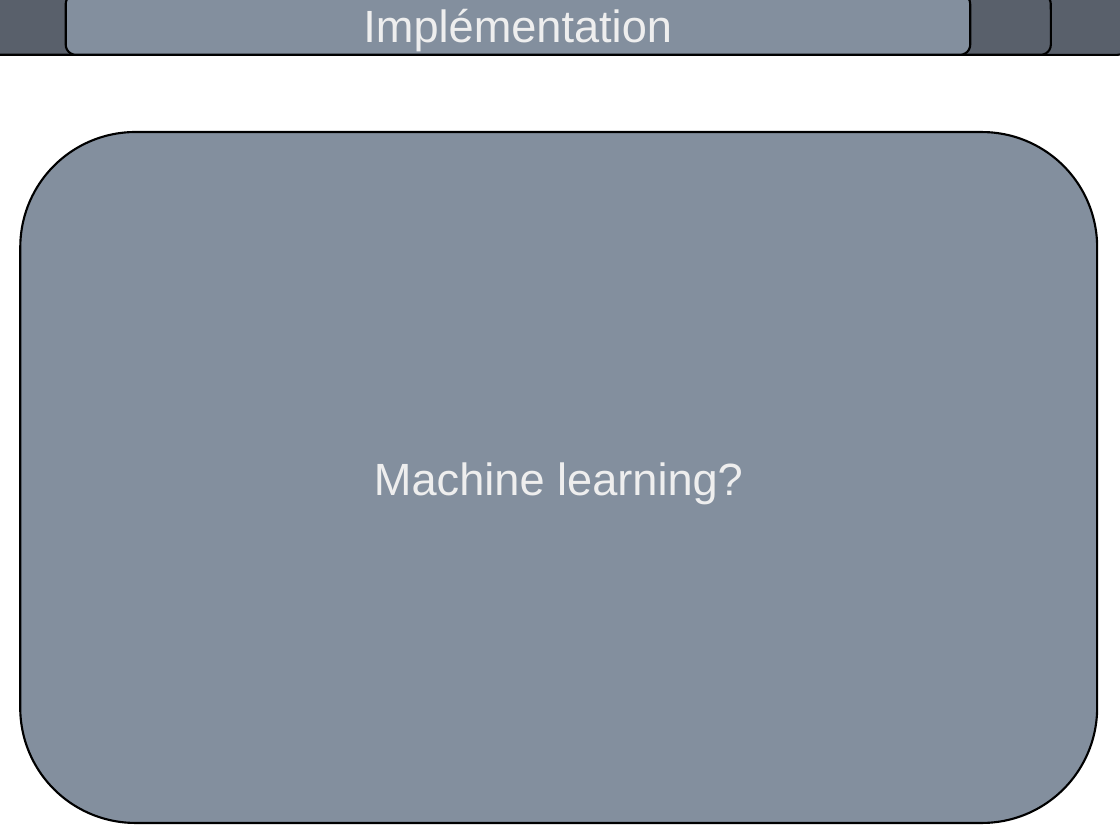
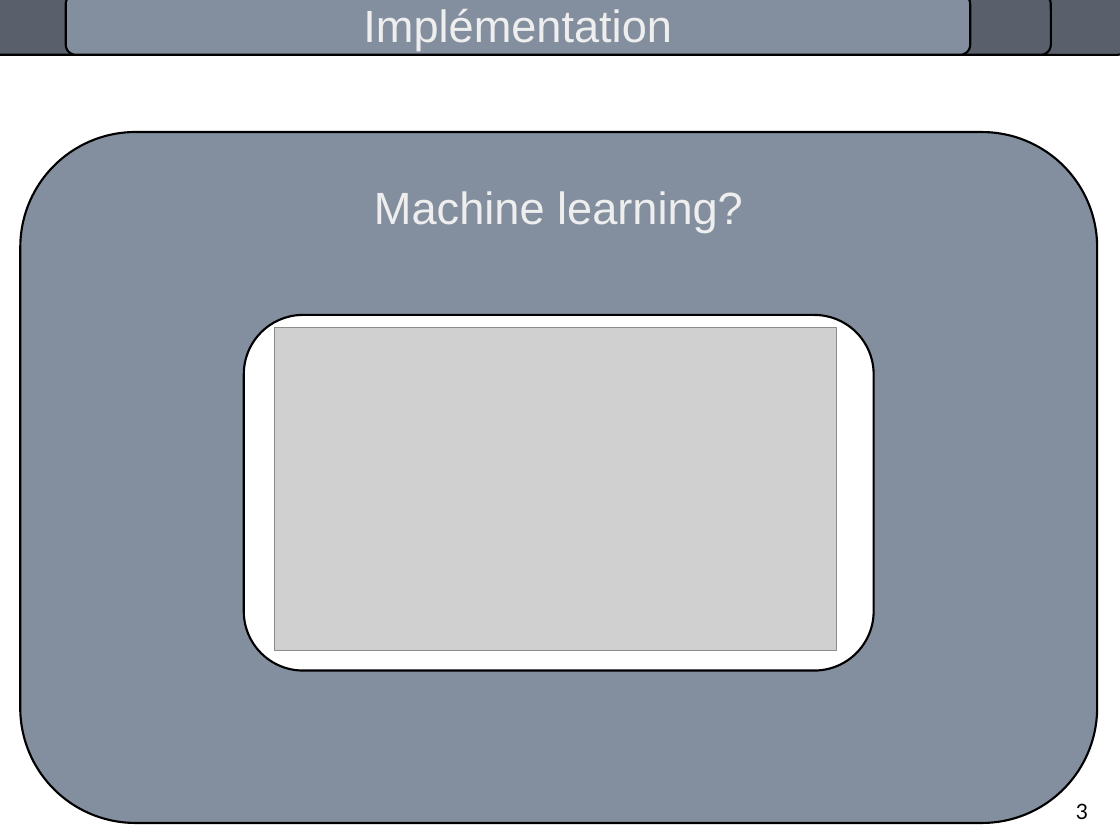
Before and after one commit to pierrealbiges/ActiveVision, a slide deck: slide 5 of LabBooks/Pres_orale.odp (slide 4 before the commit). Drawn at 1120x840 pixels with LibreOffice and Linux fonts; fonts in the diff are those of the drawing; grey boxes stand for pictures. Boxes give left, top, right and bottom in pixels: in the first picture for what was removed or moved away, otherwise in the second. Text is boxed around its words. In the diff, an @@ line names an element or a change of style, - is before the commit and + after.

```diff
--- a/LabBooks/Pres_orale.odp
+++ b/LabBooks/Pres_orale.odp
@@ rounded rectangle added at bbox=[244, 315, 874, 671], fill #FFFFFF, outline #000000 1.5 pt @@
@@ picture added at bbox=[274, 327, 836, 650] @@
@@ text added at bbox=[1076, 803, 1088, 819], 15 pt, text #000000 @@
+3
```
Also in this commit, not shown: 8 other slides changed, 2 slides added, 1 other file.
